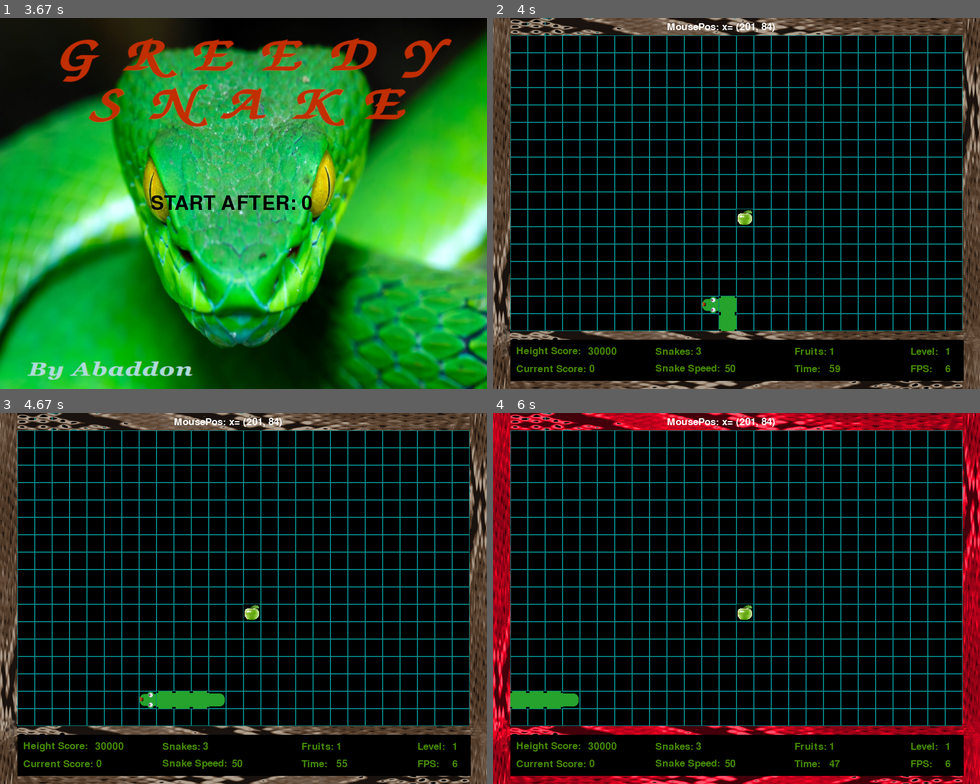
Above: before the commit, frames 1-4 (two rows, left to right).
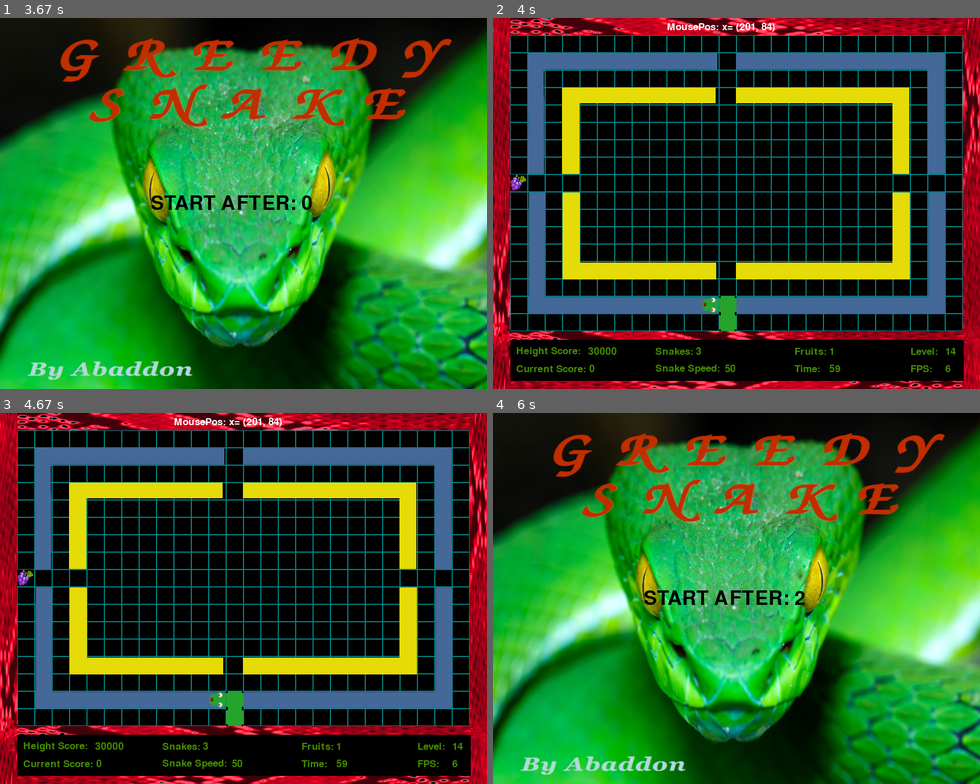
Above: after the commit, the same moments.

Repository: byAbaddon/PyGame-Greedy-Snake
Game: pygame game, started from main.py
The game is run twice, just before and just after one commit, with the same random seed, the same clock (stepped at 60 frames per second) and the same inputs.
Inputs (mouse positions are in pixels of both pictures, inside the frame that each line leads up to):
- Up to frame 1 (3.67 s): tap Space at 0.33 s; move the mouse to (301, 236) at 3.23 s; click (301, 236) at 3.45 s
- Up to frame 2 (4 s): hold Left from 3.8 s (still down); move the mouse to (609, 66) at 3.83 s; tap Space at 3.87 s
- Up to frame 3 (4.67 s): release Left at 4.27 s
- Up to frame 4 (6 s): no input

Frame 1 is identical in both runs. In frame 2, 35% of the frame differs, in the area x 0-100%, y 0-100%; in frame 3, 36%; in frame 4, 92%.

Commit message:
add more levels

Diff:
--- a/main.py
+++ b/main.py
@@ -19,6 +19,7 @@
 # # ======================================================================= initialize  Classes
 #
 snake = Snake(all_spite_groups_dict)
+fruit = Fruit(all_spite_groups_dict, snake)
 #
 # # add to group
 snake_group.add(snake)
@@ -57,8 +58,8 @@
             all_spite_groups_dict['figure'].add(Figure(f'./src/assets/images/figures/level_{snake.level}.png'))
 
         if snake.is_back_to_game_state:
+            Sound.stop_all_sounds()
             pygame.time.delay(1500)
-            Sound.stop_all_sounds()
             fruit_group.empty()  # ================
             snake.reset_current_data()  # reset current snake data
             self.start_game_counter = 3  # restore start counter
--- a/src/classes/figure.py
+++ b/src/classes/figure.py
@@ -5,16 +5,25 @@
     levels_dict = {
         1: (0, 0),
         2: (S_W // 2 - BLOCK_SIZE * 2 + 10, BLOCK_SIZE + 15),
-        3: (S_W // 2 - BLOCK_SIZE * 4 - 20, S_H // 3 - 17 - BLOCK_SIZE * 2),
-        4: (S_W // 2 - 2, 196),
+        3: (29, BLOCK_SIZE * 6 - 15),
+        4: (S_W // 2 - BLOCK_SIZE * 4 - 20, S_H // 3 - 17 - BLOCK_SIZE * 2),
         5: (S_W // 2, 194),
-        6: (S_W // 2, 194),
+        6: (S_W // 2 - 2, 196),
+        7: (S_W // 2, 194),
+        8: (S_W // 2, BLOCK_SIZE * 2 - 1),
+        9: (BLOCK_SIZE * 5 - 1, BLOCK_SIZE * 6 - 15),
+        10: (S_W // 2 - 15, S_H // 2 - 67),
+        11: (S_W // 2, S_H // 2 - 35),
+        12: (S_W // 2, S_H // 2 - 67),
+        13: (S_W // 2, S_H // 2 - 35),
+        14: (S_W // 2 - BLOCK_SIZE, S_H // 2 - 48),
+        15: (S_W // 2 - BLOCK_SIZE - 1, BLOCK_SIZE * 6 - 16),
 
     }
 
     def __init__(self, image):
         pygame.sprite.Sprite.__init__(self)
-        self.level = int(image.split('/')[5][-5:-4])
+        self.level = int(image.split('/')[5].split('_')[1][:-4])
         self.image = pygame.image.load(image)
         self.rect = self.image.get_bounding_rect(min_alpha=1)
         self.rect.center = self.levels_dict[self.level]
--- a/src/classes/fruit.py
+++ b/src/classes/fruit.py
@@ -41,6 +41,7 @@
         figure_group = self.asg['figure']
         sprite = pygame.sprite.groupcollide(fruit_group, figure_group, True, False, pygame.sprite.collide_mask)
         if sprite:
+            fruit_group.empty()
             fruit_group.add(Fruit(self.asg, self.snake_data))
 
     def update(self):
--- a/src/classes/snake.py
+++ b/src/classes/snake.py
@@ -13,7 +13,7 @@
     COOLDOWN = 10
     points = 0
     lives = 3
-    level = 1
+    level = 14
     # - for reset in current game
     eat_timer = 60
     speed = 6  # FPS
@@ -50,22 +50,18 @@
             if event.type == pygame.KEYDOWN:
                 if not self.is_exit:  # -----------------------prevent keys if level complete
                     Sound.snake_move(self)
-                    if event.key == pygame.K_UP:
-                        if self.direction.y != 1:  # check is not same direction
-                            self.direction = vec(0, -1)
-                            self.direction_name = 'up'
-                    if event.key == pygame.K_DOWN:
-                        if self.direction.y != -1:  # check is not same direction
-                            self.direction = vec(0, 1)
-                            self.direction_name = 'down'
-                    if event.key == pygame.K_LEFT:
-                        if self.direction.x != 1:  # check is not same direction
-                            self.direction = vec(-1, 0)
-                            self.direction_name = 'left'
-                    if event.key == pygame.K_RIGHT:
-                        if self.direction.x != -1:  # check is not same direction
-                            self.direction = vec(1, 0)
-                            self.direction_name = 'right'
+                    if event.key == pygame.K_UP and self.direction.y != 1:  # check is not same direction
+                        self.direction = vec(0, -1)
+                        self.direction_name = 'up'
+                    if event.key == pygame.K_DOWN and self.direction.y != -1:
+                        self.direction = vec(0, 1)
+                        self.direction_name = 'down'
+                    if event.key == pygame.K_LEFT and self.direction.x != 1:
+                        self.direction = vec(-1, 0)
+                        self.direction_name = 'left'
+                    if event.key == pygame.K_RIGHT and self.direction.x != -1:
+                        self.direction = vec(1, 0)
+                        self.direction_name = 'right'
                     if event.key == pygame.K_p:
                         Sound.btn_click(self)
                         self.is_pause = True
--- a/src/settings.py
+++ b/src/settings.py
@@ -14,8 +14,8 @@
 # ========================================================================== display size
 CELL_NUMBER = 28
 BLOCK_SIZE = 30
-S_W = CELL_NUMBER * BLOCK_SIZE  # 840
-S_H = 640
+S_W = CELL_NUMBER * BLOCK_SIZE  # 840  780
+S_H = 640                            # 510
 SCREEN = pygame.display.set_mode((S_W, S_H))
 FRAME_SIZE = 100
 # ========================================================================== add icon
Binary file added: src/assets/images/figures/level_10.png
Binary file added: src/assets/images/figures/level_11.png
Binary file added: src/assets/images/figures/level_12.png
Binary file added: src/assets/images/figures/level_13.png
Binary file added: src/assets/images/figures/level_14.png
Binary file added: src/assets/images/figures/level_15.png
Binary file changed: src/assets/images/figures/level_3.png
Binary file changed: src/assets/images/figures/level_4.png
Binary file changed: src/assets/images/figures/level_6.png
Binary file added: src/assets/images/figures/level_7.png
Binary file added: src/assets/images/figures/level_8.png
Binary file added: src/assets/images/figures/level_9.png
